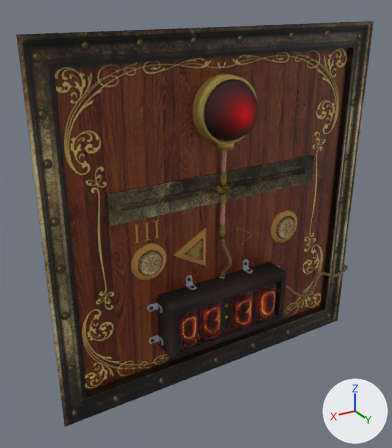
One commit to the FBX model Assets/Scenes/Level2/Level_02_Wall_4_Clock.FBX: the scene before it, then after it.
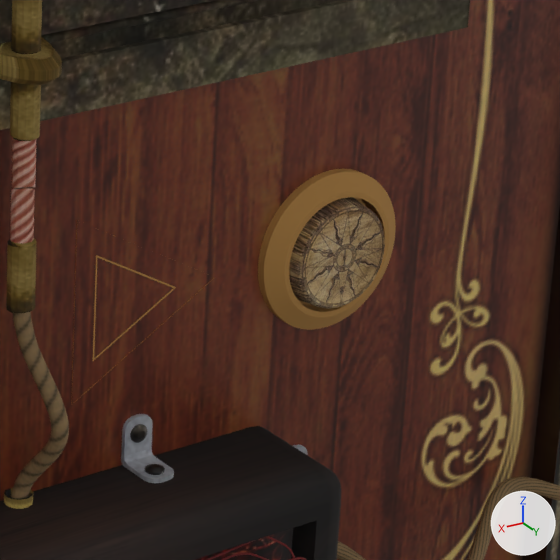
The first picture shows the older version from a camera (50 mm lens) standing at (77.9, 165.2, 57.9) and looking at (5.8, 45.1, -2.1). The close-ups show both versions on the part from 56% to 84% of the width and 39% to 64% of the height of that picture; other places that the commit changed are outside them. The lights are fixed; the arrows at lower right show +X, +Y and +Z. Where no turn or scale is listed for an object, it has been applied to the vertices. Vertices at the same position are counted once.

Names of what the first close-up shows: 'Box001', 'Cylinder001', 'Level_02_Box', 'Line003', 'Line008', 'Object007', 'Object009', 'Round_Buttol_Right', 'Round_Buttol_Right_Pod', 'Tr_Buttol_Left_Pod001'.
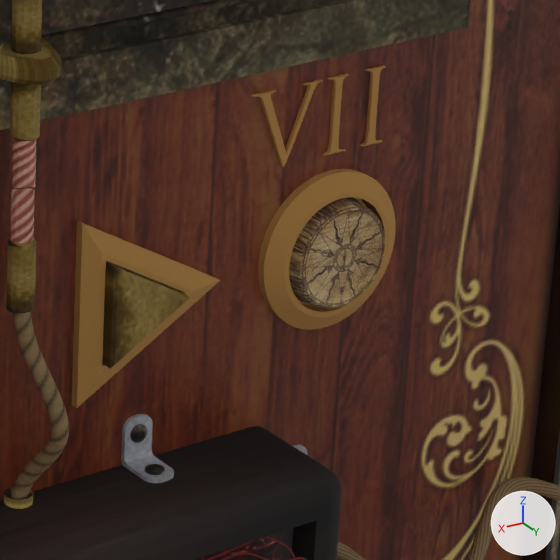
Where the newer file only moved an object's origin or applied its transform, the numbers keep the older frame.

Changed parts and their boxes [x1, y1, x2, y2] in the close-ups (560 x 560 px):
```json
{"object": "Tr_Buttol_Left_Pod001", "change": "reshaped", "before": [71, 228, 215, 405], "after": [71, 221, 220, 408]}
{"object": "Tr_Buttol_Left001", "change": "reshaped", "before": [96, 291, 170, 357], "after": [102, 261, 190, 368]}
{"object": "Line002", "change": "added", "after": [251, 65, 386, 167], "on screen": "brown"}
```

Edits to the scene script, one JSON object a line:
```json
{"block": "me_mesh_014", "where": "# used by ob_tr_buttol_left001; location = (-10.06, 47.93, -8.29); rotation_euler = (0.0, 3.142, 0.0), in degrees (0, 180, 0); scale = (-0.893, -0.893, -0.893)"}
{"op": "remove", "block": "me_mesh_014", "code": "me_mesh_014.from_pydata(...)  # 9 vertices, 7 faces; spans x -2.29..4.0, y 0.01..2.02, z -3.64..3.62"}
{"op": "add", "block": "me_mesh_014", "code": "me_mesh_014.from_pydata(...)  # 9 vertices, 7 faces; spans x -2.29..4.0, y -2.02..-0.01, z -3.62..3.64"}
{"block": "me_mesh_014", "change": "me_mesh_014 part 2: the whole mesh is rebuilt"}
{"block": "me_mesh_015", "where": "# used by ob_tr_buttol_left_pod001; location = (-10.06, 47.93, -8.29); rotation_euler = (0.0, -3.142, 0.0), in degrees (0, -180, 0); scale = (-0.893, -0.893, -0.893)"}
{"op": "remove", "block": "me_mesh_015", "code": "me_mesh_015.from_pydata(...)  # 18 vertices, 15 faces; spans x -5.71..5.71, y -0.01..1.08, z -6.6..6.59"}
{"op": "add", "block": "me_mesh_015", "code": "me_mesh_015.from_pydata(...)  # 18 vertices, 15 faces; spans x -5.71..5.71, y -1.08..0.01, z -6.59..6.6"}
{"block": "me_mesh_015", "change": "me_mesh_015 part 1: the whole mesh is rebuilt"}
{"op": "add", "block": "me_mesh_016_1", "code": ["me_mesh_016_1 = bpy.data.meshes.new('Mesh.016')", "me_mesh_016_1.from_pydata(...)  # 2664 vertices, 2091 faces; spans x -43.2..-17.9, y -6.2..6.2, z 0.0..0.7", "me_mesh_016_1.materials.append(mat_04___default)  # picture img_level_02_texture_02_psd"]}
{"op": "add", "block": "ob_line002", "code": ["ob_line002 = bpy.data.objects.new('Line002', me_mesh_016_1)", "ob_line002.parent = ob_round_buttol_right", "ob_line002.location = (17.13, -10.9, 1.354)", "ob_line002.rotation_euler = (0.0, 3.142, 0.0)  # degrees (0, 180, 0)", "ob_line002.scale = (-0.506, -0.506, -0.506)"]}
```
